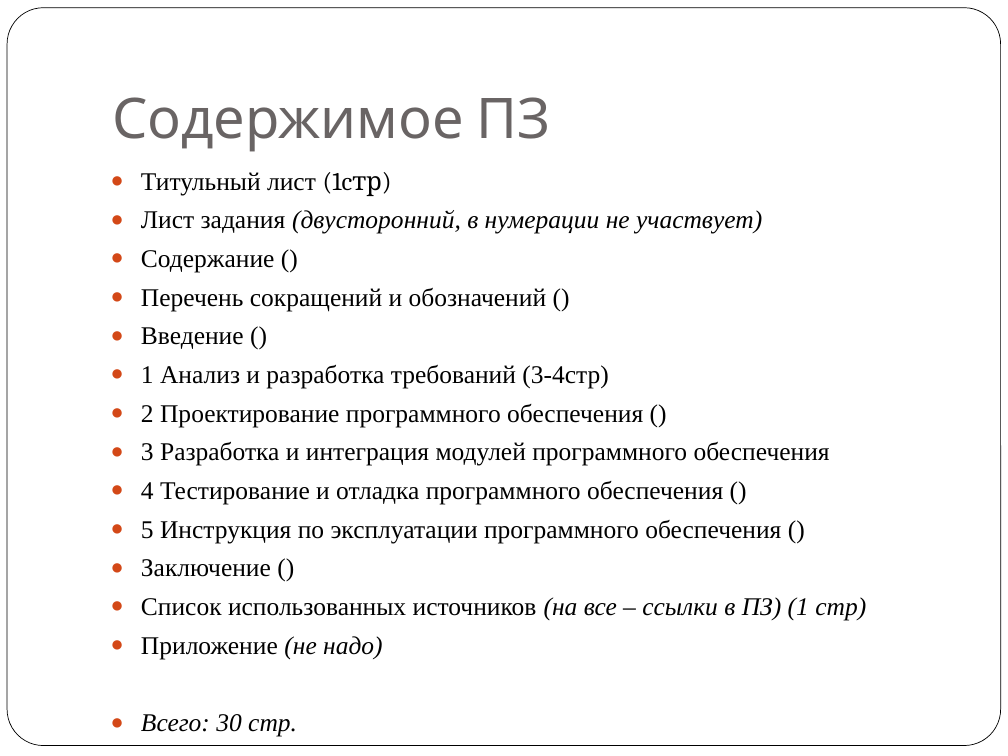
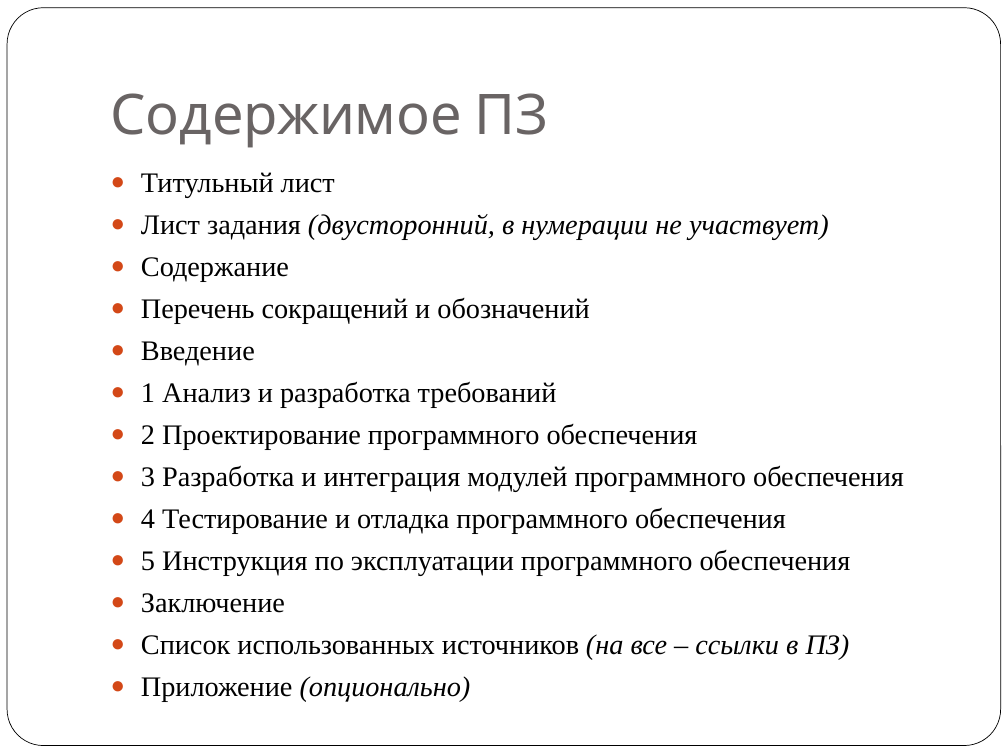
Before and after one commit to hhallva/0109, a slide deck: slide 15 of КП/Курсовое проектирование 2025.pptx. Drawn at 1008x756 pixels with LibreOffice and Linux fonts; fonts in the diff are those of the drawing. Boxes give left, top, right and bottom in pixels: in the first picture for what was removed or moved away, otherwise in the second. Text is boxed around its words. In the diff, an @@ line names an element or a change of style, - is before the commit and + after.

```diff
--- a/КП/Курсовое проектирование 2025.pptx
+++ b/КП/Курсовое проектирование 2025.pptx
@@ title "Содержимое ПЗ": place and size @@
-title "Содержимое ПЗ" at (113, 97, 550, 152)
+title "Содержимое ПЗ" at (111, 93, 549, 148)
@@ text at (141, 172, 335, 198): text changed; size 18.2 to 20.1 pt @@
-● Титульный лист (1cтр)
+● Титульный лист
@@ text at (141, 214, 904, 491): size 18.2 to 20.1 pt in "Лист задания (двусторонний, в нумерации не участвует)", "3 Разработка и интеграция модулей программного обеспечения" @@
@@ text at (141, 257, 698, 449): text changed; size 18.2 to 20.1 pt @@
-● Содержание ()
-● Перечень сокращений и обозначений ()
-● Введение ()
-● 1 Анализ и разработка требований (3-4стр)
-● 2 Проектирование программного обеспечения ()
+● Содержание
+● Перечень сокращений и обозначений
+● Введение
+● 1 Анализ и разработка требований
+● 2 Проектирование программного обеспечения
@@ text at (141, 507, 851, 659): text changed; size 18.2 to 20.1 pt @@
-● 4 Тестирование и отладка программного обеспечения ()
-● 5 Инструкция по эксплуатации программного обеспечения ()
-● Заключение ()
-● Список использованных источников (на все – ссылки в ПЗ) (1 стр)
-● Приложение (не надо)
-● Всего: 30 стр.
+● 4 Тестирование и отладка программного обеспечения
+● 5 Инструкция по эксплуатации программного обеспечения
+● Заключение
+● Список использованных источников (на все – ссылки в ПЗ)
+● Приложение (опционально)
```
Also in this commit, not shown: 5 other files.
